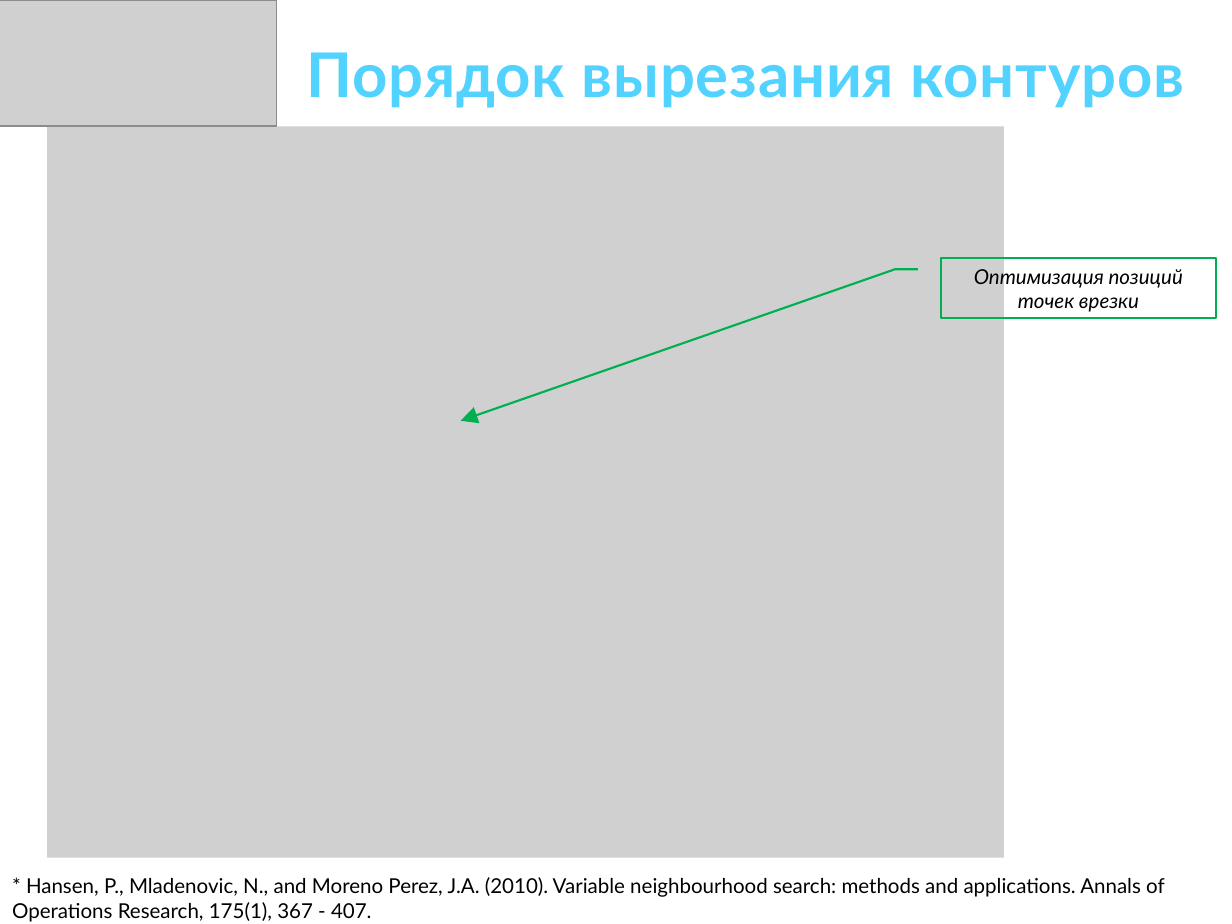
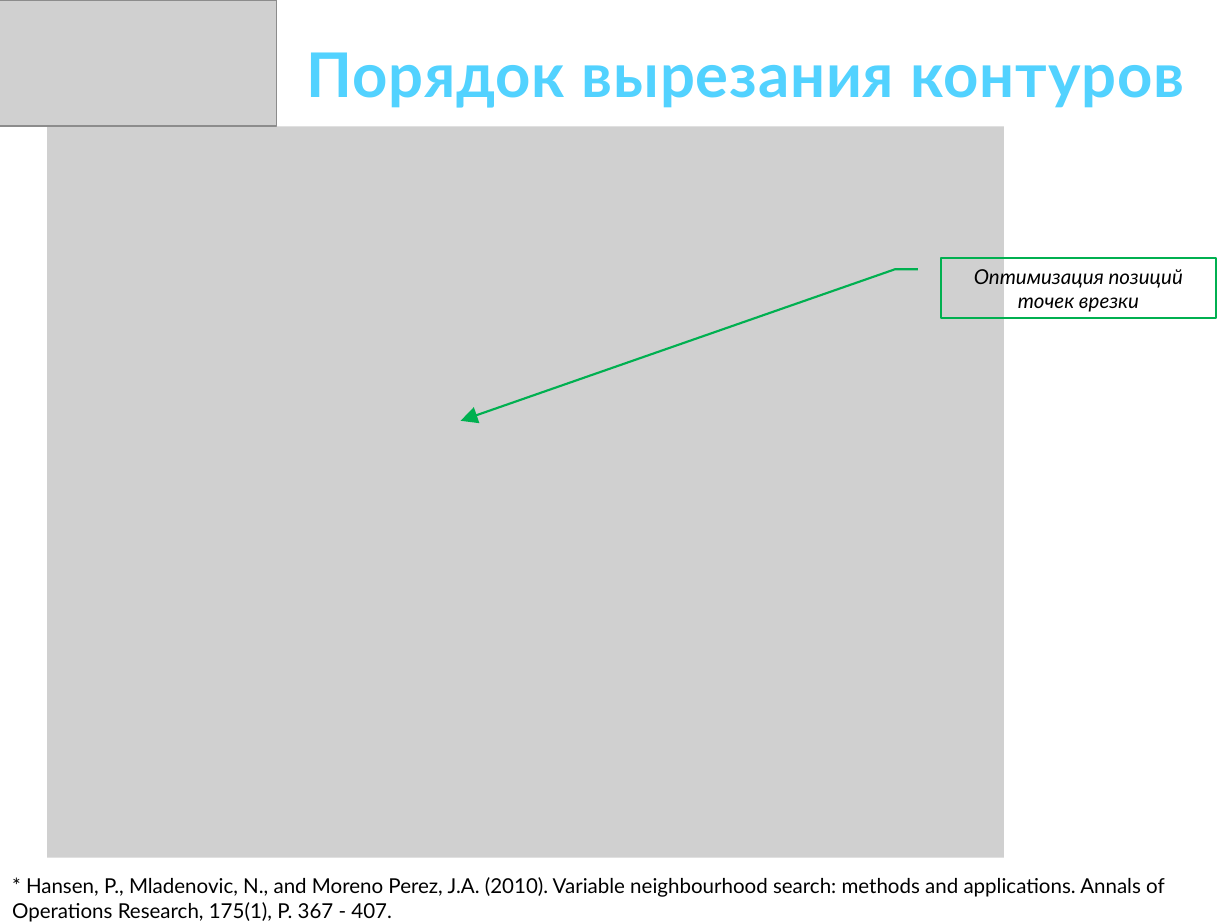
Before and after one commit to ukoloff/these, a slide deck: slide 27 of docx/К заседанию/30 Доклад.pptx. Drawn at 1232x924 pixels with LibreOffice and Linux fonts; fonts in the diff are those of the drawing; grey boxes stand for pictures. Boxes give left, top, right and bottom in pixels: in the first picture for what was removed or moved away, otherwise in the second. Text is boxed around its words. In the diff, an @@ line names an element or a change of style, - is before the commit and + after.

Commit message:
Fix typos

```diff
--- a/docx/К заседанию/30 Доклад.pptx
+++ b/docx/К заседанию/30 Доклад.pptx
@@ text at [12,877,1165,922]: text changed @@
-* Hansen, P., Mladenovic, N., and Moreno Perez, J.A. (2010). Variable neighbourhood search: methods and applications. Annals of Operations Research, 175(1), 367 - 407.
+* Hansen, P., Mladenovic, N., and Moreno Perez, J.A. (2010). Variable neighbourhood search: methods and applications. Annals of Operations Research, 175(1), P. 367 - 407.
```
Also in this commit, not shown: 7 other slides changed.
